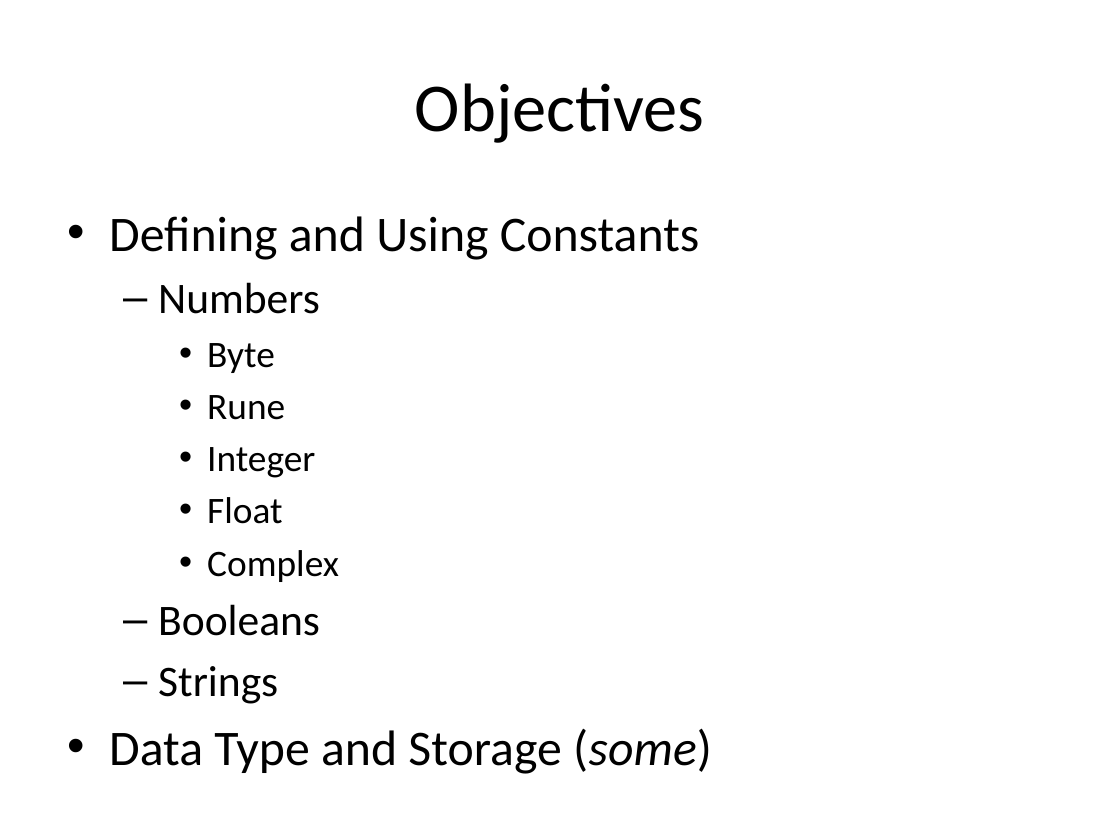
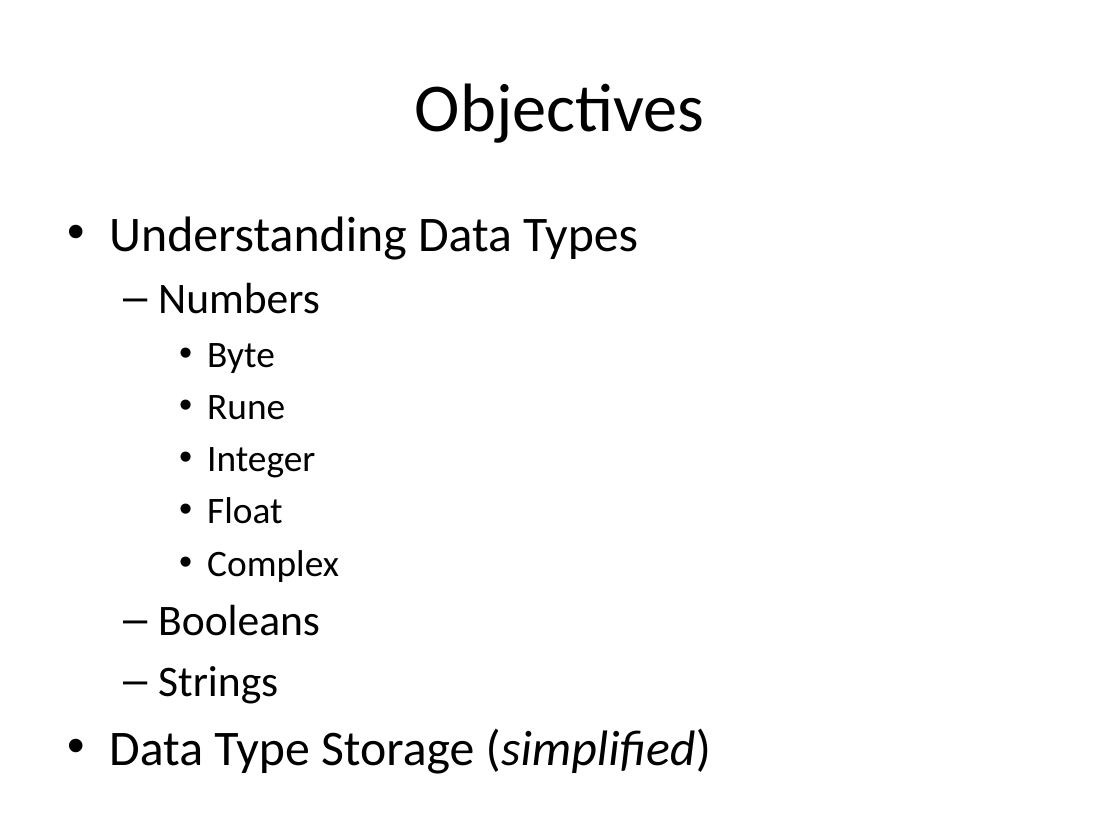
Before and after one commit to xiliax/go-lang-programming, a slide deck: slide 58 of doc/Go-Lang-Programming.pptx. Drawn at 1120x840 pixels with LibreOffice and Linux fonts; fonts in the diff are those of the drawing. Boxes give left, top, right and bottom in pixels: in the first picture for what was removed or moved away, otherwise in the second. Text is boxed around its words. In the diff, an @@ line names an element or a change of style, - is before the commit and + after.

Commit message:
c02s04 - Data and Data Types - Updated docs, slides, and code sample.

```diff
--- a/doc/Go-Lang-Programming.pptx
+++ b/doc/Go-Lang-Programming.pptx
@@ text at (x1=109, y1=216, x2=638, y2=260): text changed @@
-• Defining and Using Constants
+• Understanding Data Types
@@ text at (x1=109, y1=728, x2=711, y2=774): text changed @@
-• Data Type and Storage (some)
+• Data Type Storage (simplified)
```
Also in this commit, not shown: 5 other slides changed, 14 slides added, 20 other files.
